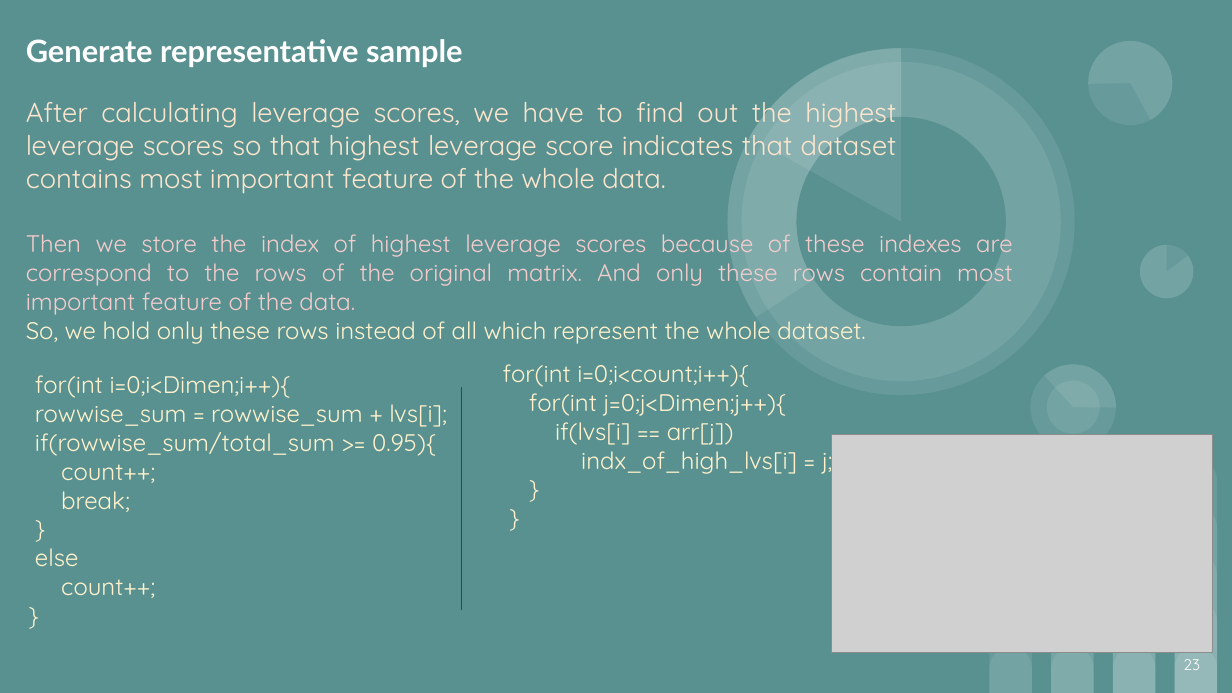
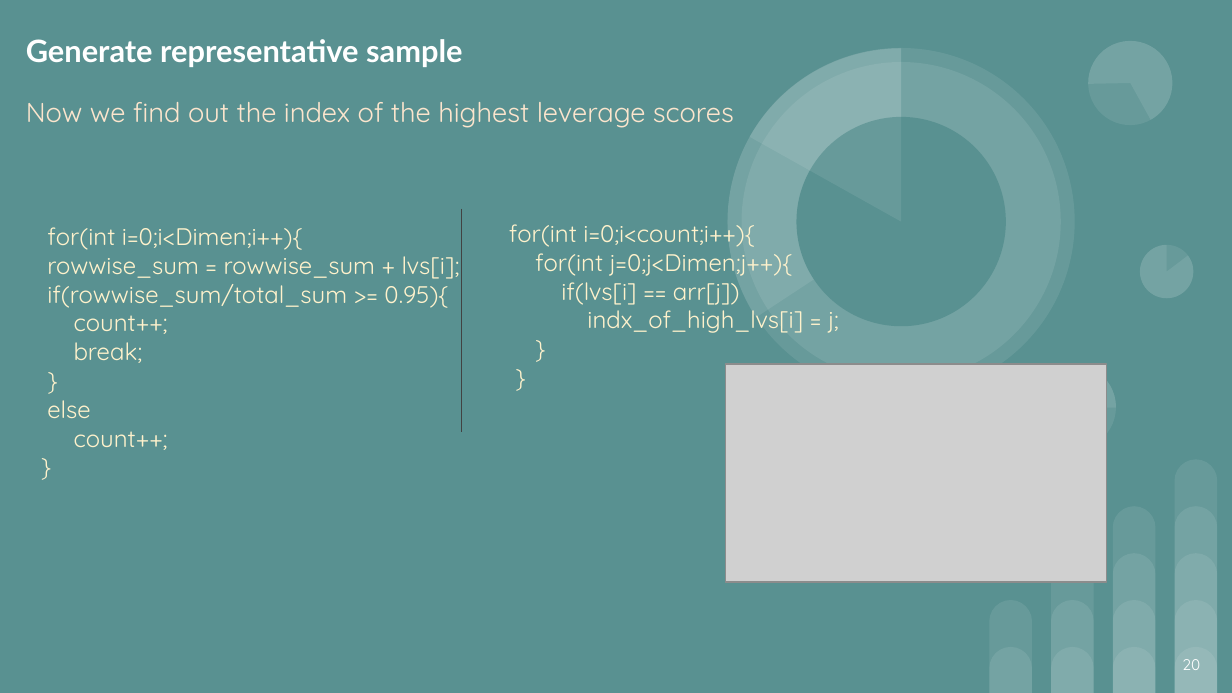
Before and after one commit to Juriez/SPL-1, a slide deck: slide 20 of Final Slide.pptx (slide 23 before the commit). Drawn at 1232x693 pixels with LibreOffice and Linux fonts; fonts in the diff are those of the drawing; grey boxes stand for pictures. Boxes give left, top, right and bottom in pixels: in the first picture for what was removed or moved away, otherwise in the second. Text is boxed around its words. In the diff, an @@ line names an element or a change of style, - is before the commit and + after.

```diff
--- a/Final Slide.pptx
+++ b/Final Slide.pptx
@@ subtitle at [26, 102, 734, 128]: text changed @@
-After calculating leverage scores, we have to find out the highest leverage scores so that highest leverage score indicates that dataset contains most important feature of the whole data.
+Now we find out the index of the highest leverage scores
@@ text "for(int i=0;i<Dimen;i++){": place and size @@
-text "for(int i=0;i<Dimen;i++){" at [35, 375, 447, 598]
+text "for(int i=0;i<Dimen;i++){" at [47, 227, 460, 450]
@@ text "for(int i=0;i<count;i++){": place and size @@
-text "for(int i=0;i<count;i++){" at [503, 364, 833, 476]
+text "for(int i=0;i<count;i++){" at [509, 224, 839, 333]
@@ line moved from (462, 387) - (462, 611) to (462, 208) - (462, 432) @@
@@ text removed at [26, 234, 1013, 344] @@
-Then we store the index of highest leverage scores because of these indexes are correspond to the rows of the original matrix. And only these rows contain most important feature of the data.
-So, we hold only these rows instead of all which represent the whole dataset.
@@ picture: place and size @@
-picture at [832, 435, 1212, 653]
+picture at [726, 363, 1106, 582]
@@ ellipse removed at [1047, 381, 1100, 434] @@
@@ page number at [1182, 659, 1200, 670]: text changed @@
-23
+20
```
Also in this commit, not shown: 12 other slides changed, 1 slide added, 4 slides removed.
